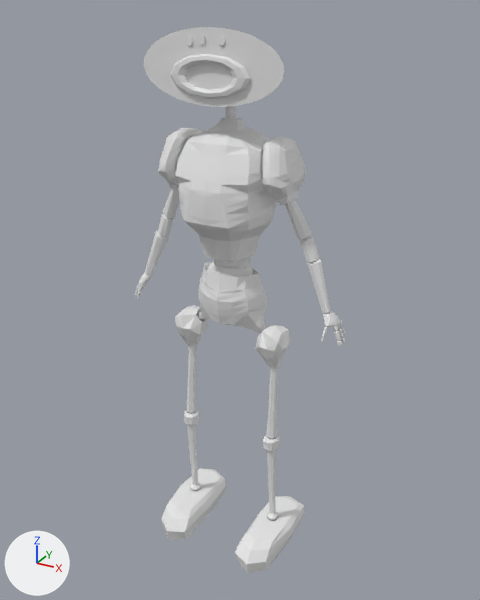
The Blender file Blender Assets/Models/Collect-a-Bot/Plenty.blend, before and after one commit.
Rendered twice from a 50 mm camera at (3.58, -6.31, 6.56) aimed at (0.08, 0.06, 3.37). The axes (+X, +Y, +Z) are drawn at lower left. The lights are the same throughout.
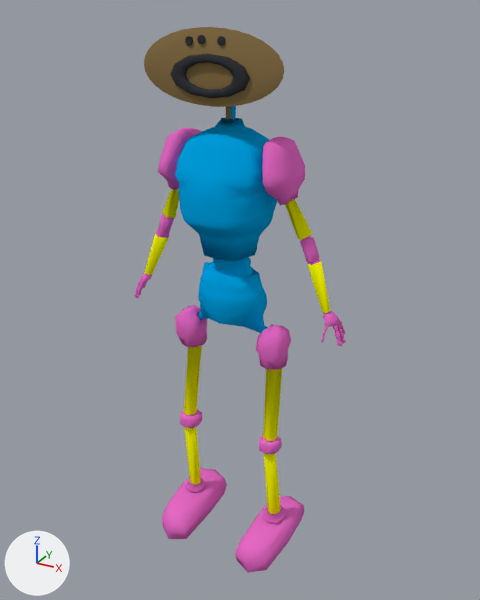
Changed parts and their boxes (x1, y1, x2, y2) in the pictures (480 x 600 px; the box of a moved part takes in the faces that stretch with it):
'Cube', reshaped, recoloured
    both: (135, 27, 346, 573)
part 1 of me_cube_001, moved or reshaped
    before: (170, 326, 298, 542)
    after: (170, 323, 298, 542)
part 2 of me_cube_001, recoloured
    both: (226, 106, 231, 119)
part 3 of me_cube_001, recoloured (grey to brown)
    both: (144, 27, 284, 107)
part 4 of me_cube_001, recoloured (grey to black)
    both: (170, 35, 250, 98)
part 5 of me_cube_001, recoloured (grey to cyan)
    both: (175, 106, 277, 333)
part 6 of me_cube_001, recoloured (grey to pink)
    both: (135, 128, 346, 351)
part 7 of me_cube_001, recoloured (grey to pink)
    both: (174, 477, 304, 570)
part 8 of me_cube_001, recoloured (white to pink)
    both: (161, 501, 273, 573)
part 9 of me_cube_001, recoloured
    both: (200, 468, 303, 505)
part 10 of me_cube_001, recoloured (grey to yellow)
    both: (144, 189, 330, 313)

The edits, one by one:
Material 'Body' (mat_body) is new.
Its base color is (0.0, 0.376, 0.8) (cyan #00a5e7).
Material 'Limbs' (mat_limbs) is new.
Its base color is (0.989, 1.0, 0.0) (yellow #feff00).
Material 'Head' (mat_head) is new.
Its base color is (0.261, 0.176, 0.0705) (brown #8c744b).
Material 'Joints' (mat_joints) is new.
Its base color is (0.8, 0.145, 0.564) (pink #e76ac6).
Material 'Face' (mat_face) is new.
Its base color is (0.0363, 0.0392, 0.0453) (black #36383c).
me_cube_001 has 2540 vertices, 2438 faces and spans x -1.43..1.43, y -3.37..2.77, z 0.0..6.39.
me_cube_001 is used by ob_cube; location (0.0, 0.0, 0.0); scale (1.0, 0.214, 1.0).
me_cube_001 part 1: 291 of 2540 vertices moved; they spanned x -0.69..0.69, y -0.8..0.71, z 0.33..2.82 and now span x -0.75..0.77, y -1.15..1.2, z 0.33..2.82; mean shift (0.0, 0.0, 0.0); largest move (0.57, 0.48, 2.67) -> (0.55, 1.2, 2.67).
me_cube_001 part 2: 100 of the faces centred in x -0.67..0.67, y -1.0..0.46, z 5.49..6.29 switch from no material to mat_head (brown #8c744b).
me_cube_001 part 3: 37 of the faces centred in x -0.42..0.41, y -1.93..-1.74, z 5.75..6.27 switch from no material to mat_head (brown #8c744b).
me_cube_001 part 4: 150 of the faces centred in x -0.42..0.41, y -2.17..-1.83, z 5.75..6.32 switch from no material to mat_face (black #36383c).
me_cube_001 part 5: 532 of the faces centred in x -0.5..0.5, y -2.62..2.0, z 3.04..5.67 switch from no material to mat_body (cyan #00a5e7).
me_cube_001 part 6: 1174 of the faces centred in x -1.43..1.43, y -1.8..1.81, z 2.7..5.33 switch from no material to mat_joints (pink #e76ac6).
me_cube_001 part 7: 140 of the faces centred in x -0.86..0.86, y -1.39..1.19, z 0.0..0.45 switch from no material to mat_joints (pink #e76ac6).
me_cube_001 part 8: 12 of the faces centred in x -0.7..0.7, y -3.08..-2.26, z 0.08..0.31 switch from no material to mat_joints (pink #e76ac6).
me_cube_001 part 9: 12 of the faces centred in x -0.73..0.73, y 2.23..2.5, z 0.08..0.3 switch from no material to mat_joints (pink #e76ac6).
me_cube_001 part 10: 40 of the faces centred in x -1.16..1.16, y -0.2..0.4, z 3.74..4.53 switch from no material to mat_limbs (yellow #feff00).
